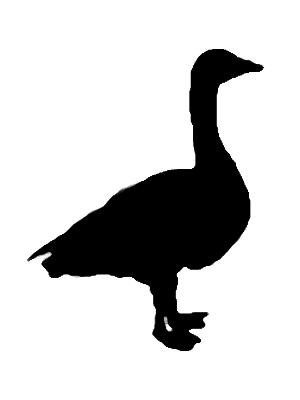
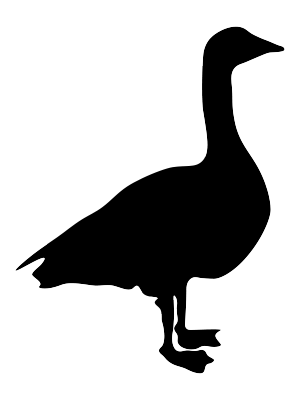
Before/after of a 300 x 400 layered artwork. What changed in the layer stack:
added layer "Layer 4" above "Layer 3" over bbox(15, 26, 285, 374)
hid "Layer 3" over bbox(27, 49, 265, 351)
